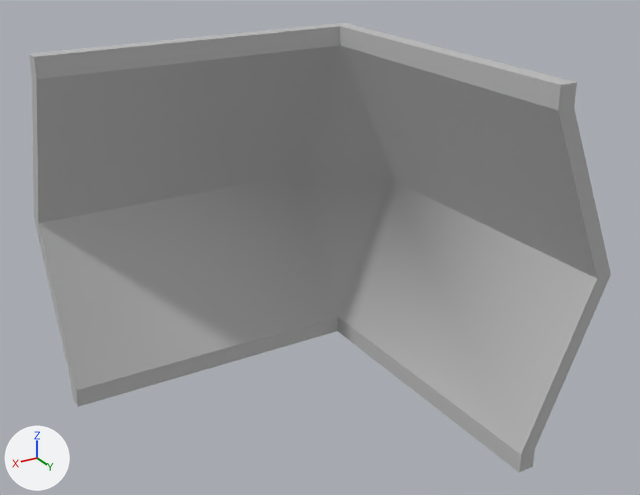
The FBX model Assets/Models/BuildingParts/OutsideCornerWall.fbx: old version first, new version second.
Camera for both pictures: a 50 mm camera at (29.0, 10.09, 6.5) aimed at (23.89, 1.58, 2.24). Every picture has the same lights, and +X, +Y and +Z are marked at lower left. Where no turn or scale is listed for an object, it has been applied to the vertices.

The first picture shows 'OutsideCornerWall'.
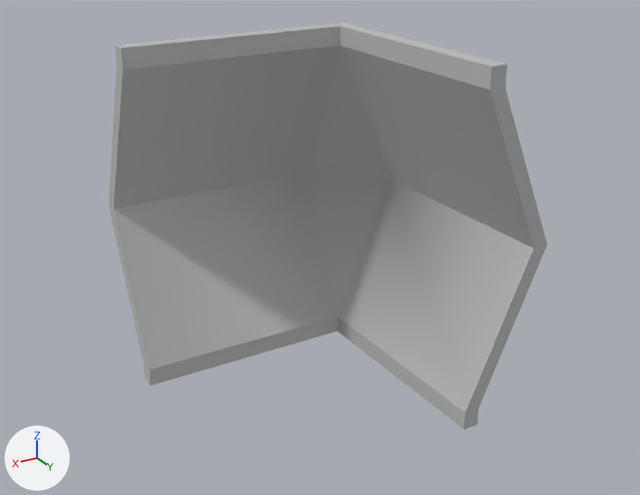
The newer file is also turned or shifted as a whole; pictures and numbers use the older file's frame.

Boxes (x1, y1, x2, y2) around the edits, measured in the pictures (640 x 495 px; the box of a moved part takes in the faces that stretch with it):
'OutsideCornerWall', reshaped (25% narrower, 10% shorter)
    before: (29, 23, 611, 472)
    after: (109, 23, 547, 429)
part 1 of me_straightwallsection_019, moved or reshaped
    before: (29, 24, 340, 407)
    after: (109, 24, 340, 386)
part 2 of me_straightwallsection_019, moved or reshaped
    before: (337, 25, 611, 472)
    after: (337, 25, 547, 429)

The change, as a diff of the scene's bpy script:
```diff
--- a/Assets/Models/BuildingParts/OutsideCornerWall.fbx.py
+++ b/Assets/Models/BuildingParts/OutsideCornerWall.fbx.py
@@ me_straightwallsection_019 @@
 me_straightwallsection_019.from_pydata(...)  # 43 vertices, 44 faces; spans x -1.1..4.0, y -1.1..4.0, z 0.0..4.56
 # used by ob_outsidecornerwall; location = (22.64, 0.0, 0.0)
+# me_straightwallsection_019 part 1: all 10 vertices in x 4.0, y -1.09..0.0, z 0.0..4.56 are moved by (-1.0, 0.0, 0.0)
+# me_straightwallsection_019 part 2: all 10 vertices in x -1.1..0.0, y 4.0, z 0.0..4.56 are moved by (0.0, -1.0, 0.0)
 me_straightwallsection_019.materials.append(mat_lit_003)
```
